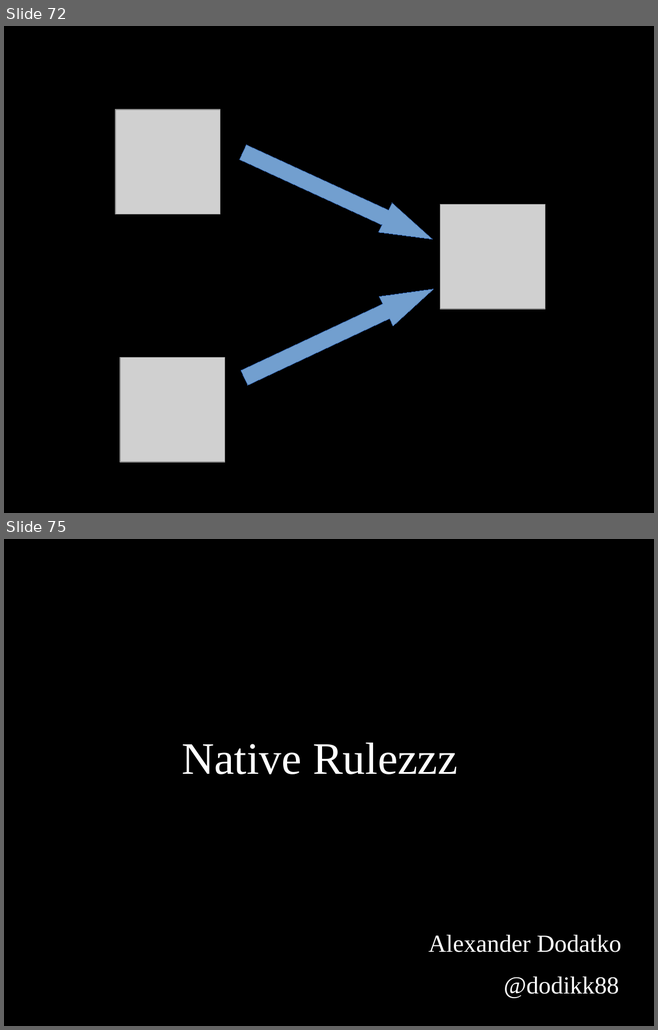
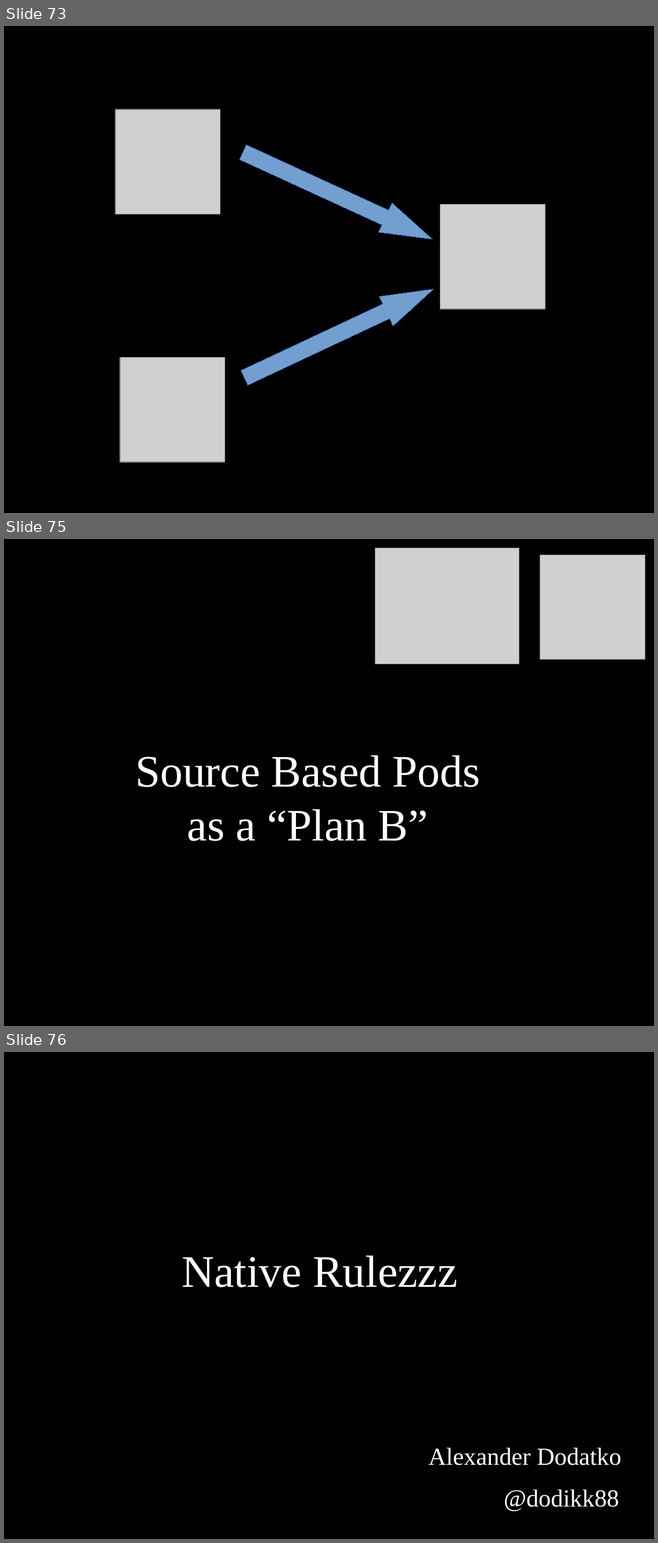
Before and after one commit to dodikk/StaticLib-Slides, a slide deck: Libraries-GoingNative.odp. Shown one above the other, each under a label of ours: slides 72 and 75 before the commit, slides 73, 75 and 76 after it; the slides between them are not shown. The pictures are 658x1030 and 658x1543 pixels, drawn with LibreOffice and Linux fonts; fonts in the diff are those of the drawing; grey boxes stand for pictures. Boxes give left, top, right and bottom in pixels: in the first picture for what was removed or moved away, otherwise in the second. Text is boxed around its words. In the diff, an @@ line names an element or a change of style, - is before the commit and + after.

```diff
--- a/Libraries-GoingNative.odp
+++ b/Libraries-GoingNative.odp
@@ slide 75 added at [4, 539, 654, 1026], background #000000 @@
@@ picture added at [375, 548, 518, 664] @@
@@ picture added at [540, 555, 645, 660] @@
@@ text added at [135, 755, 480, 841], 55 pt, text #FFFFFF @@
+Source Based Pods
+as a “Plan B”
@@ what was slide 72 is now slide 73 @@
@@ what was slide 75 is now slide 76 @@
```
Also in this commit, not shown: 3 slides changed, 10 other slides added, 10 slides removed, 1 other file.
